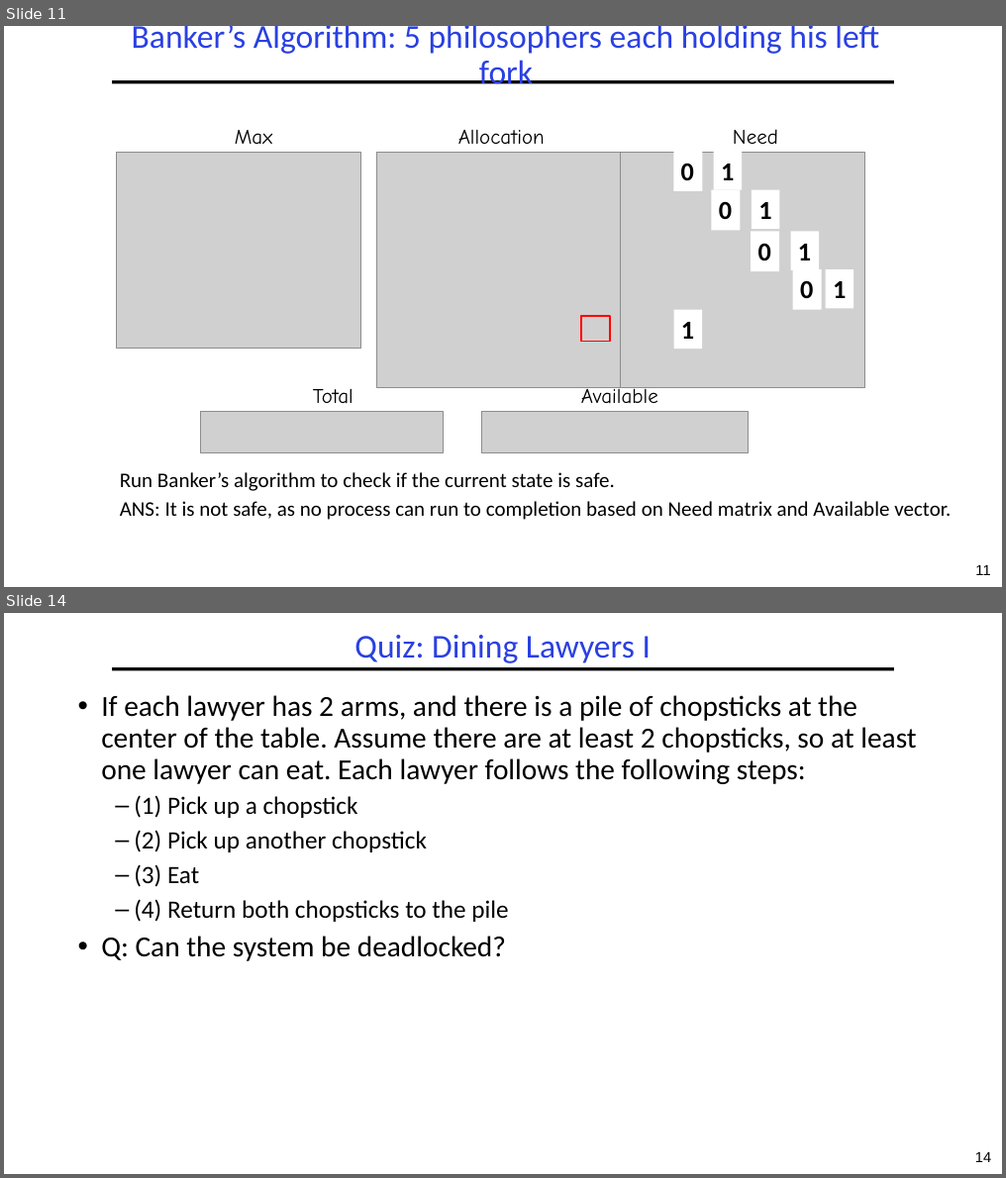
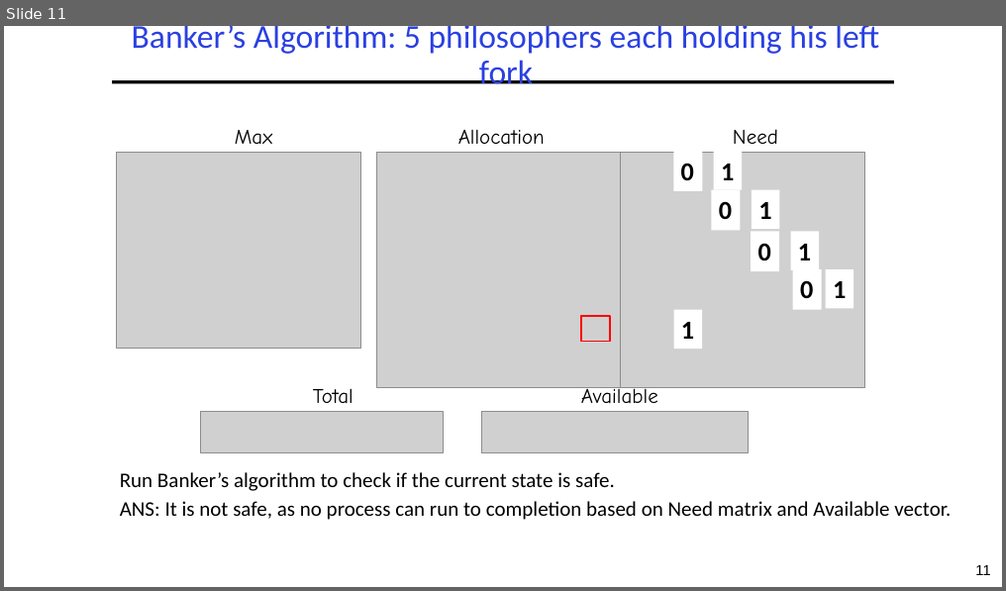
Before and after one commit to guhofstra/CSC256Fa25, a slide deck: PPTs/L4-Exercises ANS.pptx. Shown one above the other, each under a label of ours: slides 11 and 14 before the commit, slide 11 after it; the slides between them are not shown. The pictures are 1006x1178 and 1006x591 pixels, drawn with LibreOffice and Linux fonts; fonts in the diff are those of the drawing; grey boxes stand for pictures. Boxes give left, top, right and bottom in pixels: in the first picture for what was removed or moved away, otherwise in the second. Text is boxed around its words. In the diff, an @@ line names an element or a change of style, - is before the commit and + after.

```diff
--- a/PPTs/L4-Exercises ANS.pptx
+++ b/PPTs/L4-Exercises ANS.pptx
@@ slide 14 removed at <box>4,613,1002,1174</box>, background #FFFFFF; not listed: 2 template elements that a slide beside it also shows @@
@@ title removed at <box>354,635,650,663</box> @@
-Quiz: Dining Lawyers I
@@ text removed at <box>101,695,916,961</box> @@
-• If each lawyer has 2 arms, and there is a pile of chopsticks at the center of the table. Assume there are at least 2 chopsticks, so at least one lawyer can eat. Each lawyer follows the following steps:
-  – (1) Pick up a chopstick
-  – (2) Pick up another chopstick
-  – (3) Eat
-  – (4) Return both chopsticks to the pile
-• Q: Can the system be deadlocked?
```
Also in this commit, not shown: 1 slide changed, 9 other slides removed, 5 other files.
